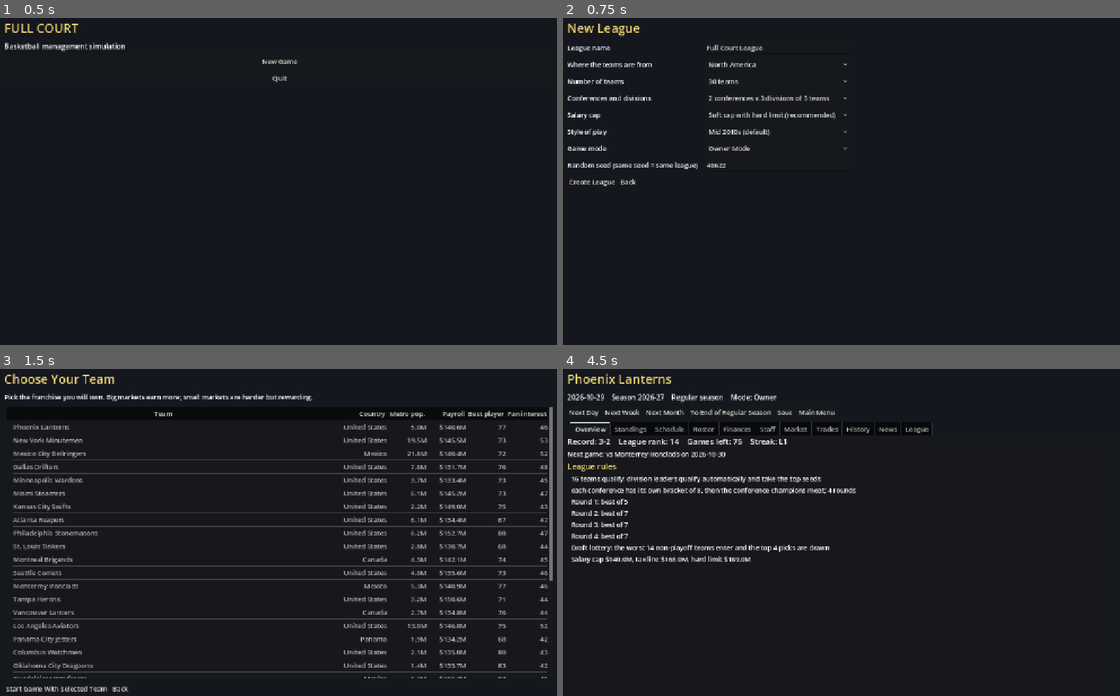
Above: before the commit, frames 1-4 (two rows, left to right).
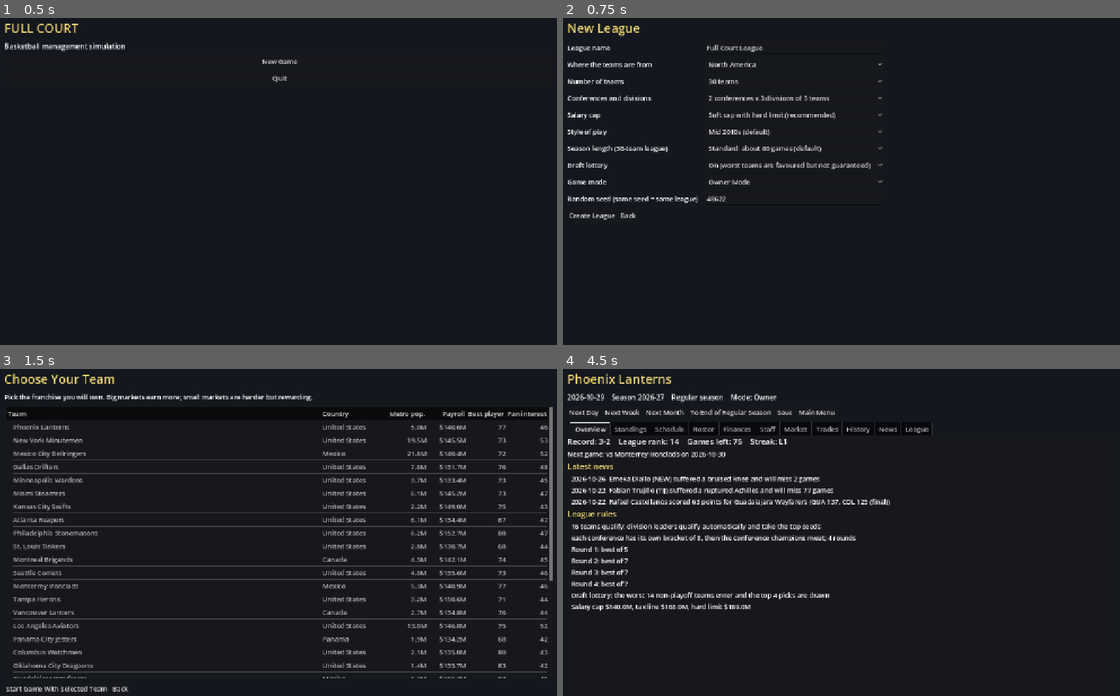
Above: after the commit, the same moments.

Repository: Novaeris/full-court-godot
Game: Godot game, scene res://scenes/main.tscn
Two runs of this game, one before a commit and one after it. Both use one fixed random seed, a clock stepped at 60 frames per second and the inputs below.
Inputs:
- Up to frame 1 (0.5 s): no input
- Up to frame 2 (0.75 s): click "New Game" at 0.5 s
- Up to frame 3 (1.5 s): click "Create League" at 1.25 s
- Up to frame 4 (4.5 s): click "Start Game With Selected Team" at 2 s; click "Next Day" at 2.75 s; click "Next Day" at 3.5 s; click "Next Week" at 4.25 s

Frame 1 is identical in both runs. In frame 2, 1.6% of the frame differs, in the area x 0-58%, y 13-62%; in frame 3, 2.1%; in frame 4, 5.2%, in the area x 0-59%, y 28-74%.

Commit message:
UI pass: screenshot tool, alignment, overview news, new-league options, first-season loan fix

Diff:
--- a/src/game/game_controller.gd
+++ b/src/game/game_controller.gd
@@ -339,7 +339,12 @@
 
 ## The most the owner may owe in total: a share of the franchise's value.
 func loan_limit() -> int:
-	return roundi(business().valuation * float(FcFinanceEngine.load_constants()["loan_limit_share"]))
+	var b := business()
+	var value := b.valuation
+	if value <= 0:   # saves made before valuations were set at the start
+		var finance := FcFinanceEngine.new(state.world)
+		value = finance.estimated_valuation(b, finance.scale_for(state.world.rules_of_league(league_id)))
+	return roundi(value * float(FcFinanceEngine.load_constants()["loan_limit_share"]))
 
 
 ## Borrows money (it becomes debt, which costs interest every season).
--- a/src/league/finance_engine.gd
+++ b/src/league/finance_engine.gd
@@ -138,7 +138,15 @@
 	b.marketing_budget = roundi(float(k["default_marketing"]) * scale)
 	b.ticket_price = best_price(b, city, arena, scale if price_scale < 0.0 else price_scale)
 	b.cash = roundi(float(k["starting_cash"]) * scale)
+	b.valuation = estimated_valuation(b, scale)
 	return b
+
+
+## What a franchise is worth before it has played a season: a typical team's revenue
+## (about 1.9 times the cap) times the same revenue multiple the books use later.
+func estimated_valuation(business: FcTeamBusiness, scale: float) -> int:
+	var revenue := 1.9 * float(k["reference_cap"]) * scale
+	return roundi(revenue * (float(k["valuation_revenue_multiple"]) + float(k["valuation_brand_multiple"]) * business.brand / 100.0))
 
 
 # --- owner actions ----------------------------------------------------------------
--- a/src/ui/app.gd
+++ b/src/ui/app.gd
@@ -13,6 +13,7 @@
 ]
 const CAP_CHOICES := [["Soft cap with hard limit (recommended)", "soft_cap_with_hard_limit"], ["Hard cap", "hard_cap"], ["No cap (luxury tax only)", "no_cap"]]
 const ERA_CHOICES := [["Mid 2010s (default)", "mid_2010s"], ["Early 2010s: slower, mid-range", "early_2010s"], ["Late 2010s: fast, three-point heavy", "late_2010s"]]
+const GAMES_CHOICES := [["Short: about 40 games", 40], ["Medium: about 60 games", 60], ["Standard: about 80 games (default)", 80], ["Long: about 100 games", 100]]
 const TAB_NAMES := ["Overview", "Standings", "Schedule", "Roster", "Finances", "Staff", "Market", "Trades", "History", "News", "League"]
 
 var controller: FcGameController
@@ -153,6 +154,9 @@
 	_form["structure"] = _options(grid, "Conferences and divisions", [])
 	_form["cap"] = _options(grid, "Salary cap", CAP_CHOICES.map(func(a): return a[0]))
 	_form["era"] = _options(grid, "Style of play", ERA_CHOICES.map(func(a): return a[0]))
+	_form["games"] = _options(grid, "Season length (30-team league)", GAMES_CHOICES.map(func(a): return a[0]))
+	_form["games"].selected = 2
+	_form["lottery"] = _options(grid, "Draft lottery", ["On (worst teams are favoured but not guaranteed)", "Off (worst record picks first)"])
 	_form["mode"] = _options(grid, "Game mode", ["Owner Mode", "Dynasty Mode"])
 	_form["seed"] = _line_edit(grid, "Random seed (same seed = same league)", str(randi() % 100000))
 	(_form["teams"] as OptionButton).item_selected.connect(func(_i): _fill_structures())
@@ -207,6 +211,8 @@
 		cfg.divisions_per_conference = structure["divisions_per_conference"]
 		cfg.cap_preset = CAP_CHOICES[(_form["cap"] as OptionButton).selected][1]
 		cfg.sim_era = ERA_CHOICES[(_form["era"] as OptionButton).selected][1]
+		cfg.target_games = GAMES_CHOICES[(_form["games"] as OptionButton).selected][1]
+		cfg.draft_lottery = (_form["lottery"] as OptionButton).selected == 0
 	else:
 		cfg.areas = _to_strings(overrides.get("areas", cfg.areas))
 		cfg.team_count = int(overrides.get("teams", cfg.team_count))
@@ -498,6 +504,8 @@
 	right.add_child(FcUiTables.label("Latest draft (first round)", 18, true))
 	var report := controller.latest_draft_report()
 	var draft_rows: Array = []
+	if report.is_empty():
+		right.add_child(FcUiTables.label("No draft has been held yet. The first one takes place after the season."))
 	if not report.is_empty():
 		for entry in report["rows"]:
 			if entry["round"] != 1:
@@ -536,6 +544,11 @@
 			FcUiTables.money(report["profit"]), FcUiTables.money(report["revenue"]), FcUiTables.money(report["valuation"]),
 			FcUiTables.money(report["valuation_change"]), FcUiTables.money(report["cash"]), FcUiTables.money(report["debt"])]))
 		box.add_child(FcUiTables.label("Wins %d (expected about %d)    Owner approval: %d / 100" % [report["wins"], report["expected_wins"], report["approval"]]))
+	var news: Array = controller.state.world.news
+	if not news.is_empty():
+		box.add_child(FcUiTables.label("Latest news", 18, true))
+		for i in range(news.size() - 1, maxi(-1, news.size() - 7), -1):
+			box.add_child(FcUiTables.label("  %s  %s" % [news[i]["date"], news[i]["text"]]))
 	var rules := controller.state.world.rules_of_league(controller.league_id)
 	box.add_child(FcUiTables.label("League rules", 18, true))
 	for line in rules.playoffs.describe(controller.state.world.leagues.get_by_id(controller.league_id)):
@@ -585,7 +598,7 @@
 			var theirs := g.away_score if home else g.home_score
 			result = "%s %d-%d%s" % ["W" if mine > theirs else "L", mine, theirs, " (OT)" if g.overtimes > 0 else ""]
 		rows.append([s.date_of_day(g.day).to_iso(), "Playoffs" if g.series > 0 else "", "vs" if home else "at", _team_name(opp), result])
-	var table := FcUiTables.table(["Date", "", "", "Opponent", "Result"], rows, [0, 70, 40, 260, 120])
+	var table := FcUiTables.table(["Date", "Round", "", "Opponent", "Result"], rows, [110, 80, 40, 0, 140])
 	table.set_meta("keys", keys)
 	var box := VBoxContainer.new()
 	box.add_child(table)
--- a/src/ui/ui_tables.gd
+++ b/src/ui/ui_tables.gd
@@ -20,16 +20,47 @@
 		tree.set_column_expand(i, not fixed)
 		if fixed:
 			tree.set_column_custom_minimum_width(i, int(widths[i]))
-		if i > 0:
+		if _is_numeric_column(i, rows):
 			tree.set_column_title_alignment(i, HORIZONTAL_ALIGNMENT_RIGHT)
+		else:
+			tree.set_column_title_alignment(i, HORIZONTAL_ALIGNMENT_LEFT)
 	var root := tree.create_item()
 	for row in rows:
 		var item := tree.create_item(root)
 		for i in columns.size():
 			item.set_text(i, str(row[i]) if i < row.size() else "")
-			if i > 0:
+			if _is_numeric_column(i, rows):
 				item.set_text_alignment(i, HORIZONTAL_ALIGNMENT_RIGHT)
 	return tree
+
+
+## Numbers (and money, percentages, ratios such as 0.533) read best right-aligned;
+## names and sentences read best left-aligned. A column counts as numeric when every
+## filled cell looks like a number. An empty table keeps column 0 left and the rest right.
+static func _is_numeric_column(column: int, rows: Array) -> bool:
+	if rows.is_empty():
+		return column > 0
+	var seen := false
+	for row in rows:
+		if column >= row.size():
+			continue
+		var cell := str(row[column]).strip_edges()
+		if cell == "":
+			continue
+		seen = true
+		if _numeric_pattern().search(cell) == null:
+			return false
+	return seen
+
+
+static var _numeric_regex: RegEx = null
+
+
+static func _numeric_pattern() -> RegEx:
+	if _numeric_regex == null:
+		_numeric_regex = RegEx.new()
+		_numeric_regex.compile("^[-+$]?[\\d.,]+[MKB%]?$")
+	return _numeric_regex
 
 
 static func money(dollars: int) -> String:
--- a/tests/unit/test_controller.gd
+++ b/tests/unit/test_controller.gd
@@ -244,3 +244,12 @@
 	assert_true(g.start_arena_project("luxury_suites")["ok"])
 	g.sim_playoffs()
 	assert_eq(g.business().suites_level, 1, "suites take one season")
+
+
+func test_new_game_has_a_valuation_and_a_borrowing_limit() -> void:
+	var g := _game(35)
+	assert_true(g.business().valuation > 0, "a franchise has a value before its first season")
+	assert_true(g.loan_limit() > 0)
+	assert_true(g.borrow(1000000)["ok"], "loans work in the first season")
+	g.business().valuation = 0   # an old save
+	assert_true(g.loan_limit() > 0, "old saves fall back to an estimate")
--- a/tests/unit/test_ui.gd
+++ b/tests/unit/test_ui.gd
@@ -248,3 +248,12 @@
 	assert_true(app.controller.release_player(mine.roster.player_ids[mine.roster.size() - 1])["released"])
 	var r := app.controller.sign_free_agent(target.id)
 	assert_true(r["signed"], r["reason"])
+
+
+func test_table_alignment_follows_the_content() -> void:
+	var tree := FcUiTables.table(["Team", "Pct", "Salary", "Note"], [["Hawks", "0.533", "$29.4M", "good"], ["Owls", "0.467", "$2.0M", "bad"]])
+	assert_eq(tree.get_column_title_alignment(0), HORIZONTAL_ALIGNMENT_LEFT, "names are left-aligned")
+	assert_eq(tree.get_column_title_alignment(1), HORIZONTAL_ALIGNMENT_RIGHT, "numbers are right-aligned")
+	assert_eq(tree.get_column_title_alignment(2), HORIZONTAL_ALIGNMENT_RIGHT, "money is right-aligned")
+	assert_eq(tree.get_column_title_alignment(3), HORIZONTAL_ALIGNMENT_LEFT, "words are left-aligned")
+	tree.free()
--- /dev/null
+++ b/tools/screenshot.gd
@@ -0,0 +1,49 @@
+extends SceneTree
+## Renders the real UI in a window and saves a PNG so the screens can be looked at.
+## NOT headless: run with a window, e.g.
+##   godot_console --path . --script res://tools/screenshot.gd -- screen=Roster out=C:/temp/roster.png days=20
+## screen: menu | new_league | Overview | Standings | Schedule | Roster | Finances | Staff | Market | Trades | History | News | League
+## days: how many days to play first (so tables have data).
+
+var _app: FcApp
+var _screen := "Overview"
+var _out := "user://screenshot.png"
+var _days := 14
+var _frames := 0
+
+
+func _initialize() -> void:
+	for arg in OS.get_cmdline_user_args():
+		var kv: PackedStringArray = arg.split("=", true, 1)
+		if kv.size() != 2:
+			continue
+		match kv[0]:
+			"screen": _screen = kv[1]
+			"out": _out = kv[1]
+			"days": _days = int(kv[1])
+	root.size = Vector2i(1280, 800)
+	_app = FcApp.new()
+	_app.saves = FcSaveManager.new("user://screenshot_saves")
+	root.add_child(_app)
+	_app.setup()
+	if _screen == "menu":
+		return
+	if _screen == "new_league":
+		_app.show_new_league()
+		return
+	_app.on_create_league({"teams": 12, "conferences": 2, "divisions": 1, "free_agents": 12, "seed": "5", "name": "Screenshot League"})
+	_app.on_start_game(_app._pending_state.world.teams.ids()[2])
+	_app.on_advance(_days)
+	var index := FcApp.TAB_NAMES.find(_screen)
+	if index >= 0:
+		_app._tabs.current_tab = index
+
+
+func _process(_delta: float) -> bool:
+	_frames += 1
+	if _frames == 8:
+		var image := root.get_texture().get_image()
+		image.save_png(_out)
+		print("saved ", _out, " ", image.get_size())
+		quit(0)
+	return false
Not shown, added: tools/screenshot.gd.uid
Not shown, changed: docs/ARCHITECTURE.md
Not shown, changed: docs/PROGRESS_LOG.md
Not shown, changed: docs/TESTING.md
